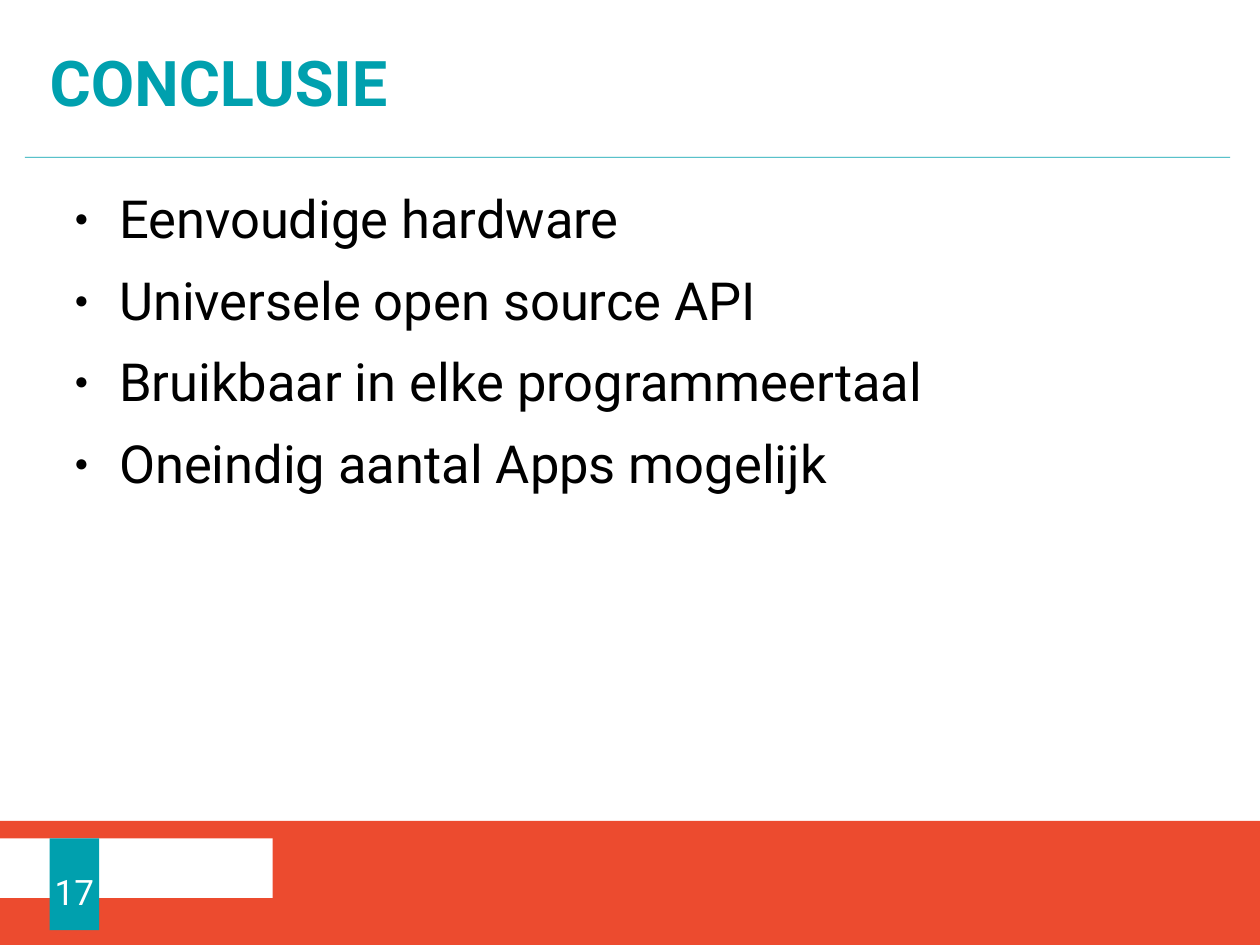
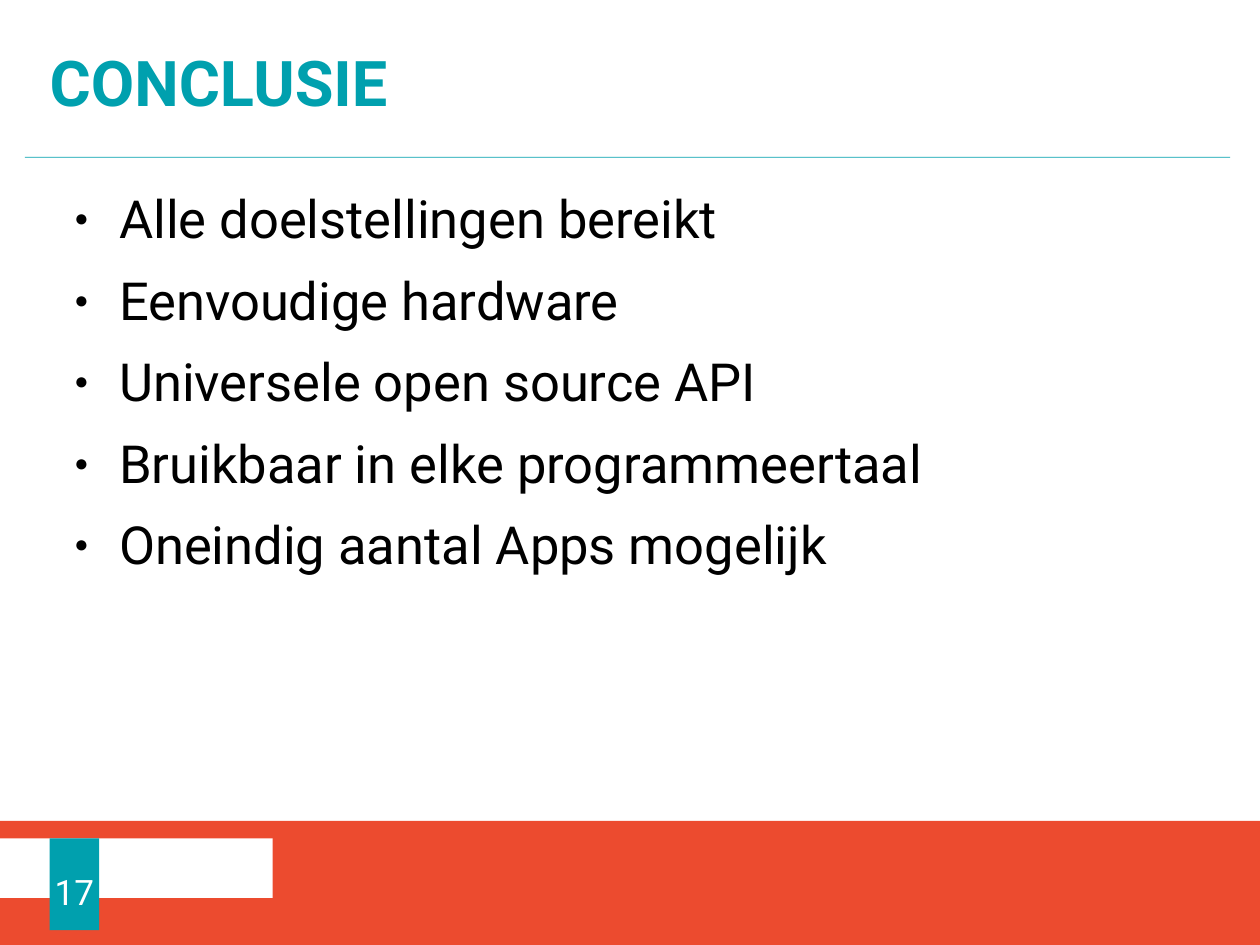
Before and after one commit to 4ilo/Bachelorproef_E-ICT, a slide deck: slide 17 of Administratie/Presentatie/eind/presentatie.odp. Drawn at 1260x945 pixels with LibreOffice and Linux fonts; fonts in the diff are those of the drawing; background and template pictures are left out. Boxes give left, top, right and bottom in pixels: in the first picture for what was removed or moved away, otherwise in the second. Text is boxed around its words. In the diff, an @@ line names an element or a change of style, - is before the commit and + after.

```diff
--- a/Administratie/Presentatie/eind/presentatie.odp
+++ b/Administratie/Presentatie/eind/presentatie.odp
@@ text at [119, 198, 717, 249]: paragraph added @@
+● Alle doelstellingen bereikt
```
Also in this commit, not shown: 2 other files.
